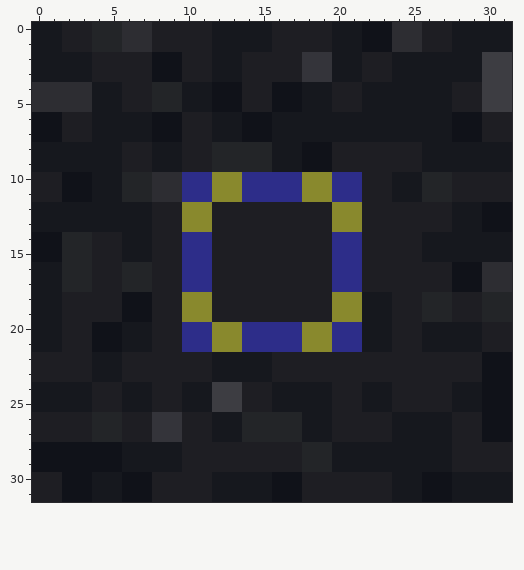
Two states of a pixel-art sprite, sprites/blocks/sorters/black-integration-inverted-sorter.png. The first picture shows the starting point.
The file is 32x32 pixels. Colours within 5 levels of each other are drawn and written as one.
After:
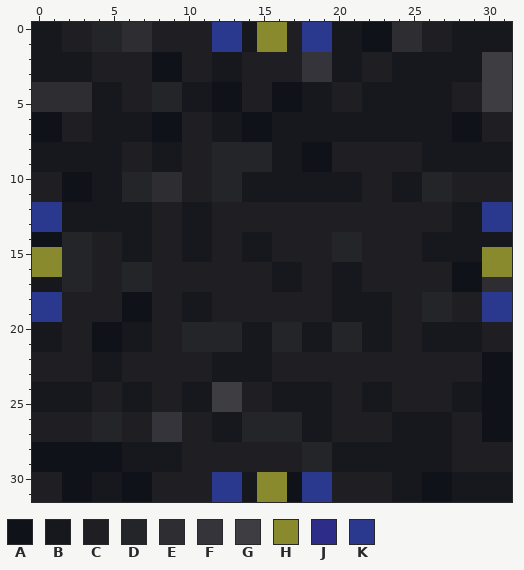
Palette (. is transparent): A #101219  B #16181e  C #1e1e23  D #232528  E #2d2d32  F #34343a  G #3d3d42  H #89892d  J #2d2d89  K #2a388d
The exact change:
Colour B replaces colour C in rows 14 to 15 at x 14 to 15; in rows 16 to 17 at x 16 to 17.
Colour B replaces colour H in rows 10 to 11 at x 18 to 19; in rows 12 to 13 at x 10 to 11; in rows 18 to 19 at x 10 to 11 and 20 to 21; in rows 20 to 21 at x 18 to 19.
Colour B replaces colour J in rows 10 to 11 at x 14 to 17 and 20 to 21; in rows 14 to 15 at x 10 to 11; in rows 16 to 17 at x 20 to 21; in rows 20 to 21 at x 14 to 15.
Colour C replaces colour H in rows 12 to 13 at x 20 to 21.
Colour C replaces colour J in rows 10 to 11 at x 10 to 11; in rows 16 to 17 at x 10 to 11.
Colour D replaces colour H in rows 10 to 11 at x 12 to 13; in rows 20 to 21 at x 12 to 13.
Colour D replaces colour J in rows 14 to 15 at x 20 to 21; in rows 20 to 21 at x 10 to 11, 16 to 17 and 20 to 21.
Colour H replaces colour A in row 15 at x 0 to 1; in rows 30 to 31 at x 16.
Colour H replaces colour B in rows 0 to 1 at x 15; in row 15 at x 30 to 31; in row 16 at x 0 to 1; in rows 30 to 31 at x 15.
Colour H replaces colour C in rows 0 to 1 at x 16.
Colour H replaces colour E in row 16 at x 30 to 31.
Colour K replaces colour A in rows 12 to 13 at x 30 to 31.
Colour K replaces colour B in rows 0 to 1 at x 12 to 13; in rows 12 to 13 at x 0 to 1; in rows 18 to 19 at x 0 to 1; in rows 30 to 31 at x 12 to 13.
Colour K replaces colour C in rows 0 to 1 at x 18 to 19; in rows 30 to 31 at x 18 to 19.
Colour K replaces colour D in rows 18 to 19 at x 30 to 31.
Pixel boxes of the changes (left, top, right, bottom) in both pictures:
changed: (212, 22, 332, 52)
changed: (182, 172, 362, 352)
changed: (32, 202, 62, 322)
changed: (482, 202, 512, 322)
changed: (212, 472, 332, 502)
